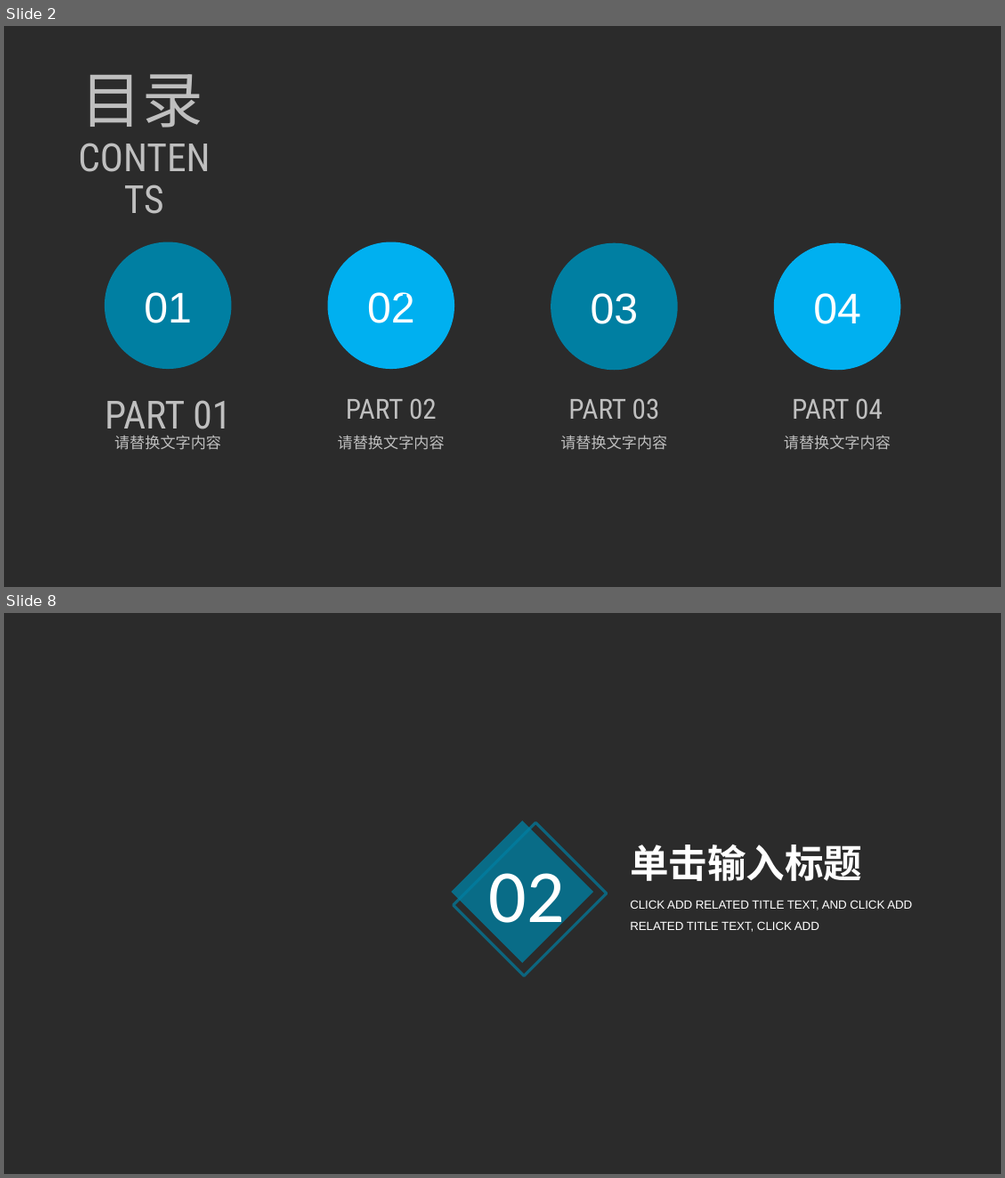
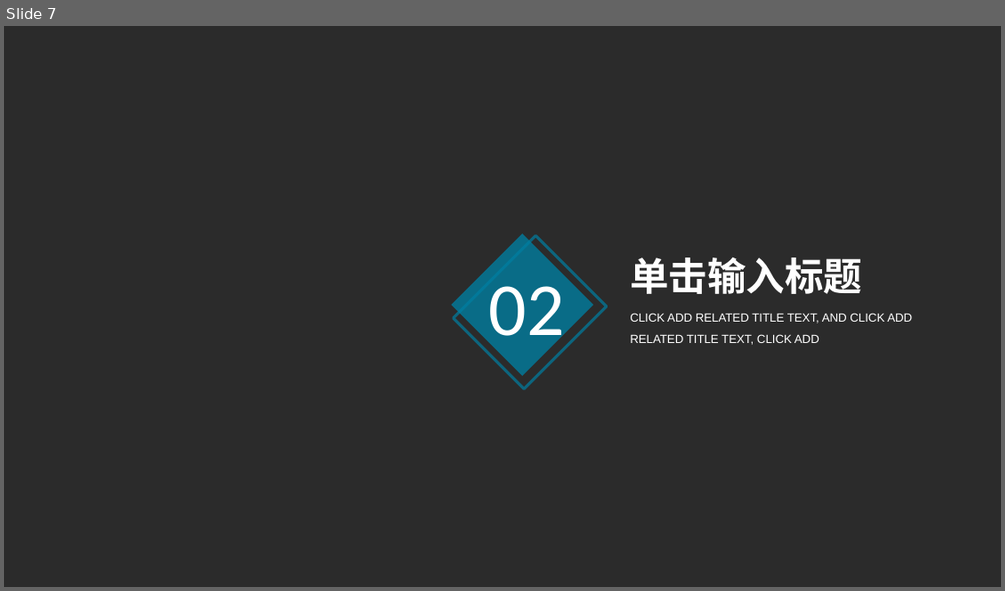
Before and after one commit to ppliu1987/chichool, a slide deck: html/class/lesson_two/AII.pptx. Shown one above the other, each under a label of ours: slides 2 and 8 before the commit, slide 7 after it; the slides between them are not shown. The pictures are 1005x1178 and 1005x591 pixels, drawn with LibreOffice and Linux fonts; fonts in the diff are those of the drawing; background and template pictures are left out; a plain dark background stands for a picture behind light text. Boxes give left, top, right and bottom in pixels: in the first picture for what was removed or moved away, otherwise in the second. Text is boxed around its words. In the diff, an @@ line names an element or a change of style, - is before the commit and + after.

```diff
--- a/html/class/lesson_two/AII.pptx
+++ b/html/class/lesson_two/AII.pptx
@@ slide 2 removed at box(4, 26, 1001, 587), background picture (left out) @@
@@ text removed at box(81, 74, 203, 127) @@
-目录
@@ text removed at box(63, 135, 226, 166) @@
-CONTENTS
@@ ellipse removed at box(105, 242, 231, 369) @@
-01
@@ ellipse removed at box(328, 242, 454, 369) @@
-02
@@ ellipse removed at box(550, 243, 677, 370) @@
-03
@@ ellipse removed at box(774, 243, 900, 370) @@
-04
@@ freeform shape removed at box(403, 294, 406, 302) @@
@@ text removed at box(346, 398, 437, 418) @@
-PART 02
@@ text removed at box(568, 398, 660, 418) @@
-PART 03
@@ text removed at box(792, 398, 882, 418) @@
-PART 04
@@ text removed at box(105, 400, 231, 438) @@
-PART 01
@@ text removed at box(114, 435, 221, 450) @@
-请替换文字内容
@@ text removed at box(338, 435, 445, 450) @@
-请替换文字内容
@@ text removed at box(560, 435, 667, 450) @@
-请替换文字内容
@@ text removed at box(784, 435, 890, 450) @@
-请替换文字内容
@@ what was slide 8 is now slide 7 @@
```
Also in this commit, not shown: 18 slides changed, 2 slides added, 2 other slides removed, 5 other files.
